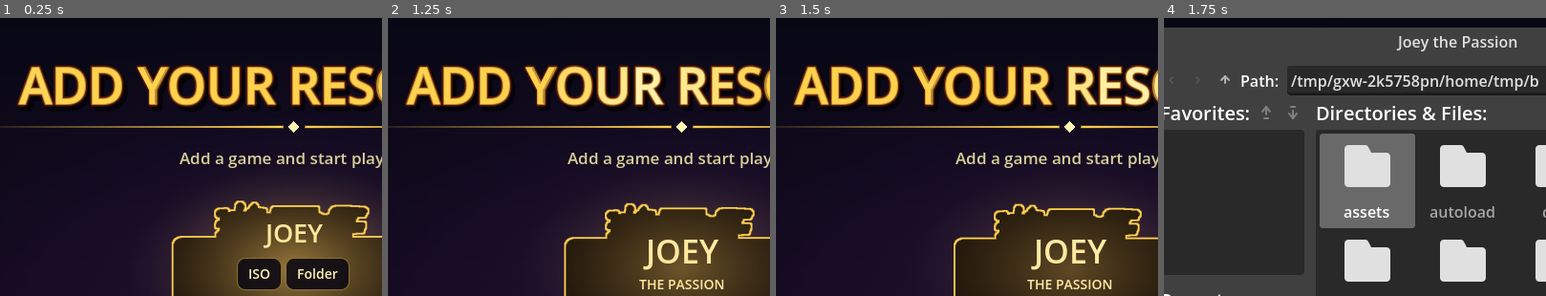
Above: before the commit, frames 1-4 (left to right).
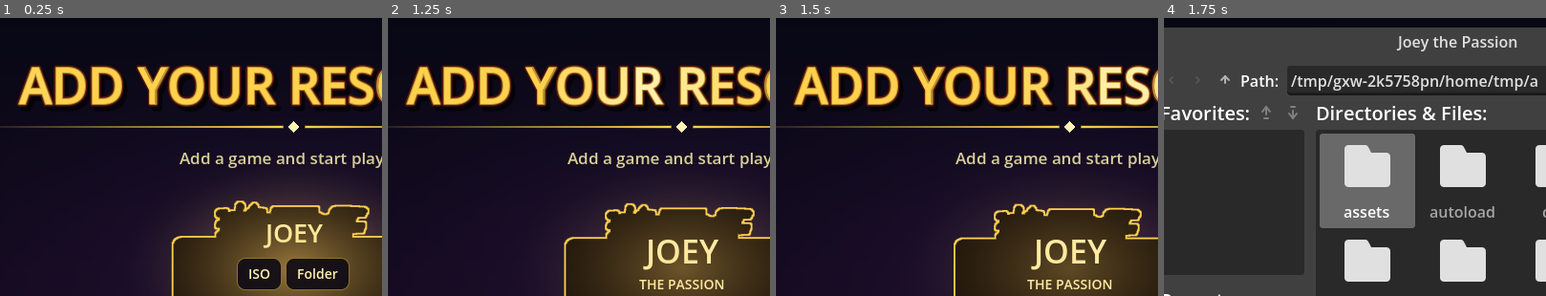
Above: after the commit, the same moments.

Repository: bkmohamadsy/Yu-Gi-Oh
Game: Godot game, scene res://scenes/boot/boot.tscn
Two runs of this game, one before a commit and one after it. Both use one fixed random seed, a clock stepped at 60 frames per second and the inputs below.
Inputs (mouse positions are % of the whole screen's width and height, from its top left):
- Up to frame 1 (0.25 s): no input
- Up to frame 2 (1.25 s): click "English" at 0.5 s
- Up to frame 3 (1.5 s): tap Enter (ui_accept) at 1.25 s; move the mouse to (72, 43) at 1.27 s; hold Right (ui_right) from 1.28 s (still down); hold F (pc_filter) from 1.28 s (still down); click (72, 43) at 1.42 s
- Up to frame 4 (1.75 s): keep holding Right (ui_right); keep holding F (pc_filter); tap Enter (ui_accept) at 1.52 s
The pictures show only the part of the screen within x 12-62%, y 0-50%; the shares and areas given below are measured in that part.

Frames 1-3 are identical in both runs. In frame 4, less than 0.1% of the frame differs, in the area x 95-98%, y 20-25%.
Error in both runs: Invalid access to property or key 'fullscreen_mode' on a base object of type 'Node (launcher_settings.gd)'. (res://scenes/boot/boot.gd:54)

Commit message:
Final verified build: LAN back button, click activation, Orichalcos rules, and card search

Diff:
--- a/game/autoload/game.gd
+++ b/game/autoload/game.gd
@@ -522,6 +522,10 @@
 	elif what == NOTIFICATION_WM_GO_BACK_REQUEST:
 		_on_safe_back_pressed()
 
+func _is_lan_screen(scr: Node) -> bool:
+	if scr == null or scr.get_script() == null: return false
+	return scr.get_script().resource_path.ends_with("lan_connect.gd")
+
 func _update_safe_back_btn() -> void:
 	if _safe_back_btn == null:
 		var layer := CanvasLayer.new()
@@ -533,10 +537,13 @@
 		_safe_back_btn.pressed.connect(_on_safe_back_pressed)
 		layer.add_child(_safe_back_btn)
 		get_tree().root.add_child.call_deferred(layer)
-	var is_menu_subscreen := is_instance_valid(_screen) and not _is_duel_viewer(_screen) and _screen.has_method("_leave")
+	var is_menu_subscreen := is_instance_valid(_screen) and not _is_duel_viewer(_screen) and (_screen.has_method("_leave") or _is_lan_screen(_screen))
 	_safe_back_btn.visible = is_menu_subscreen
 
 func _on_safe_back_pressed() -> void:
 	if not is_instance_valid(_screen): return
-	if _screen.has_method("_leave"):
+	if _is_lan_screen(_screen):
+		Lan.close()
+		open_title(current_game if current_game != "" else "joey")
+	elif _screen.has_method("_leave"):
 		_screen._leave()
--- a/game/duel/core/duel_cmds.gd
+++ b/game/duel/core/duel_cmds.gd
@@ -697,48 +697,79 @@
 ## FUN_00460f80: ficha del panel de fases bajo el cursor (0-5) o -1.
 func f460f80() -> int:
 	return ui_phase_hover
+
 var _orichalcos_saved: Array = [-1, -1]
 var _obelisk_fury_turn: Array = [-1, -1]
 var _ra_boost_turn: Array = [-1, -1]
-var _ra_boost_val: Array = [0, 0]
+var _ra_boost_val: Array = Array()
+var _knight_active_turn: int = -1
+
+func activate_obelisk_fury(p: int = 0) -> void:
+	_obelisk_fury_turn[p] = m.u16(0xa15940)
+	_apply_legendary_cards()
+
+func activate_ra_transfer(p: int = 0) -> void:
+	var current_turn := m.u16(0xa15940)
+	var p_base := DuelMem.PLAYER + p * DuelMem.PLAYER_SIZE
+	var lp := m.u16(p_base + DuelMem.P_LP)
+	if lp > 100:
+		while _ra_boost_val.size() < 2: _ra_boost_val.append(0)
+		_ra_boost_val[p] = lp - 100
+		m.set_u16(p_base + DuelMem.P_LP, 100)
+		_ra_boost_turn[p] = current_turn
+		_apply_legendary_cards()
+
+func activate_single_knight(cid: int) -> void:
+	var opp_field := DuelMem.PLAYER + DuelMem.PLAYER_SIZE + DuelMem.P_ZONES + 10 * DuelMem.ZONE_SIZE
+	var f_idx := m.u16(opp_field + 0x10) & 0xfff
+	if f_idx > 0 and cards.id_of(f_idx) == 1927:
+		m.set_u16(opp_field + 0x10, 0)
+		_orichalcos_saved.set(1, -1)
+	var current_turn := m.u16(0xa15940)
+	if cid == 1928: _knight_active_turn = current_turn
+	elif cid == 1929: _knight_active_turn = current_turn
+	elif cid == 1930: _knight_active_turn = current_turn
+	_apply_legendary_cards()
+
+func trigger_trinity_knights_win() -> void:
+	var opp_base := DuelMem.PLAYER + DuelMem.PLAYER_SIZE
+	m.set_u16(opp_base + DuelMem.P_LP, 0)
+
+func has_all_three_knights(p: int = 0) -> bool:
+	var p_base := DuelMem.PLAYER + p * DuelMem.PLAYER_SIZE
+	var t := false; var c := false; var h := false
+	for z in 5:
+		var idx := m.u16(p_base + DuelMem.P_ZONES + z * DuelMem.ZONE_SIZE + 0x10) & 0xfff
+		if idx > 0:
+			var cid := cards.id_of(idx)
+			if cid == 1928: t = true
+			elif cid == 1929: c = true
+			elif cid == 1930: h = true
+	return t and c and h
+
 func _apply_legendary_cards() -> void:
+	while _ra_boost_val.size() < 2: _ra_boost_val.append(0)
 	var current_turn := m.u16(0xa15940)
 	for p in 2:
 		var p_base := DuelMem.PLAYER + p * DuelMem.PLAYER_SIZE
 		var opp_base := DuelMem.PLAYER + (1 - p) * DuelMem.PLAYER_SIZE
 		var hand_count := m.u8(p_base + DuelMem.P_HAND_N)
-
-		# 1. فحص وحوش الملعب (المناطق 0..4) عند الخصم وعند اللاعب
 		var opp_has_knight := false
 		var max_field_atk := 2800
 		var my_monsters_count := 0
-		var has_timaeus := false
-		var has_critias := false
-		var has_hermos := false
-
 		for z in 5:
 			var my_z := p_base + DuelMem.P_ZONES + z * DuelMem.ZONE_SIZE
 			var my_idx := m.u16(my_z + 0x10) & 0xfff
 			if my_idx > 0:
 				my_monsters_count += 1
-				var my_cid := cards.id_of(my_idx)
-				if my_cid == 1928: has_timaeus = true
-				elif my_cid == 1929: has_critias = true
-				elif my_cid == 1930: has_hermos = true
 				max_field_atk = maxi(max_field_atk, m.u16(my_z + 0x4c))
-
 			var opp_z := opp_base + DuelMem.P_ZONES + z * DuelMem.ZONE_SIZE
 			var opp_idx := m.u16(opp_z + 0x10) & 0xfff
 			if opp_idx > 0:
 				max_field_atk = maxi(max_field_atk, m.u16(opp_z + 0x4c))
-				if cards.id_of(opp_idx) in [1928, 1929, 1930]:
+				var ocid := cards.id_of(opp_idx)
+				if ocid == 1928 or ocid == 1929 or ocid == 1930:
 					opp_has_knight = true
-
-		# 2. اجتماع الفرسان الثلاثة (تيمايوس + كريتوس + هيرموس) = خسارة الخصم فوراً!
-		if has_timaeus and has_critias and has_hermos:
-			m.set_u16(opp_base + DuelMem.P_LP, 0)
-
-		# 3. حماية ختم أوريكالكوس (1927) وكسره فقط عند استدعاء الخصم لأحد الفرسان الثلاثة
 		var field_zone := p_base + DuelMem.P_ZONES + 10 * DuelMem.ZONE_SIZE
 		var field_idx := m.u16(field_zone + 0x10) & 0xfff
 		if field_idx > 0 and cards.id_of(field_idx) == 1927:
@@ -747,65 +778,59 @@
 				_orichalcos_saved[p] = -1
 			else:
 				_orichalcos_saved[p] = field_idx
-		elif _orichalcos_saved[p] > 0 and not opp_has_knight:
-			m.set_u16(field_zone + 0x10, _orichalcos_saved[p])
-			field_idx = _orichalcos_saved[p]
-
+		elif int(_orichalcos_saved[p]) > 0 and not opp_has_knight:
+			m.set_u16(field_zone + 0x10, int(_orichalcos_saved[p]))
+			field_idx = int(_orichalcos_saved[p])
 		var has_orichalcos := (field_idx > 0 and cards.id_of(field_idx) == 1927)
-
-		# 4. قدرة كريتوس (1929): تعطيل وتدمير أوراق فخ الخصم في المناطق 5..9
-		if has_critias:
+		if has_orichalcos:
+			for sz_i in 5:
+				var sz_a := p_base + DuelMem.P_ZONES + sz_i * DuelMem.ZONE_SIZE
+				var sc_idx := m.u16(sz_a + 0x10) & 0xfff
+				if sc_idx > 0:
+					var scid := cards.id_of(sc_idx)
+					if scid == 1924 or scid == 1925 or scid == 1926 or scid == 1928 or scid == 1929 or scid == 1930:
+						m.set_u16(sz_a + 0x10, 0)
+		if p == 0 and int(_knight_active_turn) == current_turn:
 			for osz in range(5, 10):
 				var osz_addr := opp_base + DuelMem.P_ZONES + osz * DuelMem.ZONE_SIZE
 				var osz_idx := m.u16(osz_addr + 0x10) & 0xfff
-				if osz_idx > 0 and cards.category_of(osz_idx) == "trap":
+				if osz_idx > 0 and ((cards.prop(osz_idx) >> 20) & 0x1f) == 21:
 					m.set_u16(osz_addr + 0x10, 0)
-
-		# 5. تحديث نقاط الهجوم والدفاع لجميع وحوش اللاعب (0..4)
 		for z in 5:
 			var z_addr := p_base + DuelMem.P_ZONES + z * DuelMem.ZONE_SIZE
 			var c_idx := m.u16(z_addr + 0x10) & 0xfff
-			if c_idx == 0:
-				continue
+			if c_idx == 0: continue
 			var cid := cards.id_of(c_idx)
 			var ori_bonus := 500 if has_orichalcos else 0
-
-			if cid == 1924: # سلايفر التنين الفضائي
+			if cid == 1924:
 				var slifer_power := hand_count * 1000 + ori_bonus
 				m.set_u16(z_addr + 0x4c, slifer_power)
 				m.set_u16(z_addr + 0x50, slifer_power)
-
-			elif cid == 1925: # العملاق المعذب (قبضة الغضب 10000 لدور واحد)
-				if _obelisk_fury_turn[p] == -1:
-					_obelisk_fury_turn[p] = current_turn
-				if _obelisk_fury_turn[p] == current_turn:
+			elif cid == 1925:
+				if int(_obelisk_fury_turn[p]) == current_turn:
 					m.set_u16(z_addr + 0x4c, 10000)
 					m.set_u16(z_addr + 0x50, 4000)
 				else:
 					m.set_u16(z_addr + 0x4c, 4000 + ori_bonus)
 					m.set_u16(z_addr + 0x50, 4000)
-
-			elif cid == 1926: # تنين رع المجنح (يبقي 100 نقطة حياة ويضيف الفارق لدور واحد)
-				if _ra_boost_turn[p] == -1:
-					var lp := m.u16(p_base + DuelMem.P_LP)
-					if lp > 100:
-						_ra_boost_val[p] = lp - 100
-						m.set_u16(p_base + DuelMem.P_LP, 100)
-					_ra_boost_turn[p] = current_turn
-				if _ra_boost_turn[p] == current_turn:
+			elif cid == 1926:
+				if int(_ra_boost_turn[p]) == current_turn:
 					var ra_power: int = 4000 + int(_ra_boost_val[p]) + ori_bonus
 					m.set_u16(z_addr + 0x4c, ra_power)
 					m.set_u16(z_addr + 0x50, ra_power)
 				else:
 					m.set_u16(z_addr + 0x4c, 4000 + ori_bonus)
 					m.set_u16(z_addr + 0x50, 4000)
-
-			elif cid == 1928: # تيمايوس (ينسخ أعلى هجوم في الملعب)
-				m.set_u16(z_addr + 0x4c, max_field_atk + ori_bonus)
-
-			elif cid == 1930: # هيرموس (+1000 لكل وحش في ملعبك)
-				m.set_u16(z_addr + 0x4c, 2800 + (my_monsters_count * 1000) + ori_bonus)
-
+			elif cid == 1928:
+				if p == 0 and int(_knight_active_turn) == current_turn:
+					m.set_u16(z_addr + 0x4c, max_field_atk + ori_bonus)
+				else:
+					m.set_u16(z_addr + 0x4c, 2800 + ori_bonus)
+			elif cid == 1930:
+				if p == 0 and int(_knight_active_turn) == current_turn:
+					m.set_u16(z_addr + 0x4c, 2800 + (my_monsters_count * 1000) + ori_bonus)
+				else:
+					m.set_u16(z_addr + 0x4c, 2800 + ori_bonus)
 			elif has_orichalcos:
 				var cur_atk := m.u16(z_addr + 0x4c)
 				if cur_atk > 0 and (cur_atk % 500) != 0:
